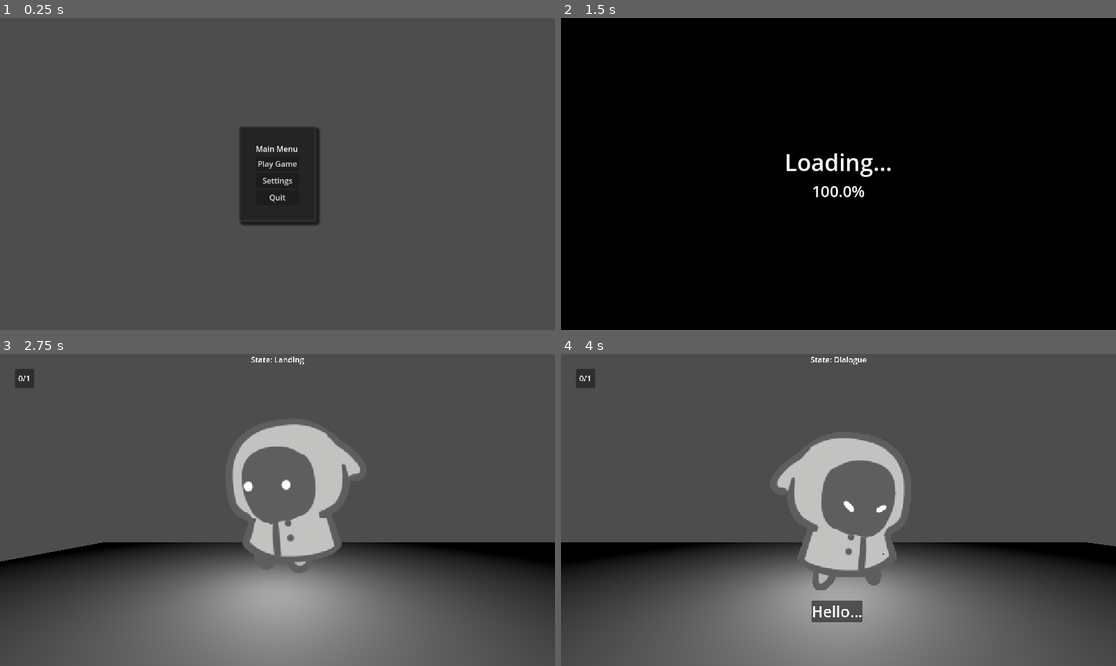
Above: before the commit, frames 1-4 (two rows, left to right).
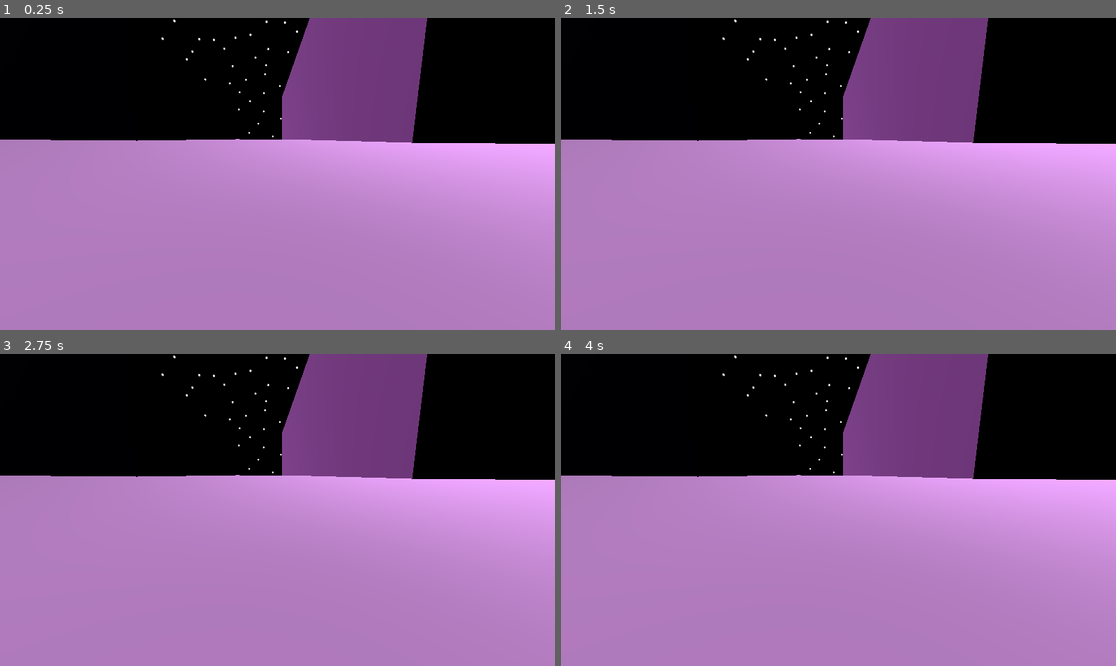
Above: after the commit, the same moments.

Repository: fina-rune/new-spawns-gwj82
Game: Godot game, scene res://scenes/Levels/level.tscn
The game is run twice, just before and just after one commit, with the same random seed, the same clock (stepped at 60 frames per second) and the same inputs. Before the commit the project starts from res://scenes/UI/main_menu.tscn.
Inputs (mouse positions are in pixels of both pictures, inside the frame that each line leads up to):
- Up to frame 1 (0.25 s): no input
- Up to frame 2 (1.5 s): click (838, 164) at 0.5 s, where only the run before the commit has a clickable "Play Game"; tap Enter at 1.25 s; hold D (move_right) from 1.28 s (still down); hold E (callout) from 1.28 s (still down)
- Up to frame 3 (2.75 s): tap Space (jump) at 1.52, 2.27 s; release D (move_right) at 2.03 s; release E (callout) at 2.03 s; hold A (move_left) from 2.03 s (still down); tap E (callout) at 2.1 s
- Up to frame 4 (4 s): release A (move_left) at 2.78 s; hold E (callout) 2.78-3.53 s; hold D (move_right) from 2.78 s (still down); tap E (callout) at 3.6 s; tap Space (jump) at 3.77 s

The runs differ from the first frame. In frame 1, 100% of the frame differs, in the area x 0-100%, y 0-100%; in frame 2, 70%; in frame 3, 100%; in frame 4, 100%.

Commit message:
Added level, material, shader

Diff:
--- /dev/null
+++ b/new-spawns-gwj82/assets/Materials/wallmaterial.tres
@@ -0,0 +1,4 @@
+[gd_resource type="StandardMaterial3D" load_steps=0 format=3 uid="uid://d37eemdyowd4w"]
+
+[resource]
+albedo_color = Color(0.47778, 0.281371, 0.519835, 1)
--- /dev/null
+++ b/new-spawns-gwj82/assets/Shaders/starrysky.gdshader
@@ -0,0 +1,34 @@
+shader_type sky;
+
+uniform int vertical_sections = 21;
+uniform float star_size = 0.08;
+uniform float star_falloff = 4.;
+uniform float margin = 0.05; // How far the star is from the edge of it's section. Avoids artifacts at the edge of sections.
+
+vec2 get_partition(vec2 sky_coords) {
+	// Separate the sphere into sections of roughly equal width and height.
+	float y = sky_coords.y * 2. - 1.;
+	float section_y = ceil(abs(y) * float(vertical_sections)) / float(vertical_sections);
+	float horizontal_sections = max(4., ceil(float(vertical_sections) * 4. * cos(section_y * PI / 2.)));
+	horizontal_sections = horizontal_sections > 0. ? horizontal_sections : 1.;
+	return vec2(sky_coords.x * horizontal_sections, y * float(vertical_sections));
+}
+
+vec2 rand_vec2(vec2 xy) {
+    float rand1 = fract(sin(dot(xy, vec2(11.9131, 81.2317))) *  57183.77193);
+    float rand2 = fract(sin(dot(xy, vec2(16.8131, 91.2327))) *  37113.66193);
+	return vec2(rand1, rand2) * ( 1. - margin * 2.) + margin;
+}
+
+float star_brightness(vec2 sky_coords) {
+	vec2 partitions = get_partition(sky_coords);
+	vec2 partition_index = floor(partitions);
+	vec2 inner_coord = fract(partitions);
+	vec2 star_coord = rand_vec2(partition_index);
+	float dist = length(inner_coord - star_coord);
+	return pow(star_size / dist, star_falloff);
+}
+
+void sky() {
+	COLOR = vec3(star_brightness(SKY_COORDS));
+}
--- a/new-spawns-gwj82/project.godot
+++ b/new-spawns-gwj82/project.godot
@@ -11,7 +11,7 @@
 [application]
 
 config/name="new-spawns-gwj82"
-run/main_scene="uid://bmr8y2flqlegl"
+run/main_scene="uid://cnl6shsseatc2"
 config/features=PackedStringArray("4.4", "Forward Plus")
 config/icon="res://icon.svg"
 
--- /dev/null
+++ b/new-spawns-gwj82/scenes/Levels/level.tscn
@@ -0,0 +1,69 @@
+[gd_scene load_steps=7 format=3 uid="uid://cnl6shsseatc2"]
+
+[ext_resource type="Material" path="res://assets/Materials/wallmaterial.tres" id="1_u52ul"]
+[ext_resource type="Shader" path="res://assets/Shaders/starrysky.gdshader" id="1_vonw3"]
+
+[sub_resource type="ShaderMaterial" id="ShaderMaterial_vonw3"]
+shader = ExtResource("1_vonw3")
+shader_parameter/vertical_sections = 21
+shader_parameter/star_size = 0.08
+shader_parameter/star_falloff = 4.0
+shader_parameter/margin = 0.05
+
+[sub_resource type="Sky" id="Sky_0b4ue"]
+sky_material = SubResource("ShaderMaterial_vonw3")
+
+[sub_resource type="Environment" id="Environment_5xgho"]
+background_mode = 2
+background_energy_multiplier = 0.07
+sky = SubResource("Sky_0b4ue")
+fog_mode = 1
+fog_density = 2.8495
+fog_depth_curve = 0.188203
+fog_depth_begin = 3967.8
+fog_depth_end = 3967.8
+volumetric_fog_enabled = true
+volumetric_fog_density = 0.057
+volumetric_fog_albedo = Color(0.996078, 0.811765, 1, 1)
+volumetric_fog_emission = Color(0.426465, 0.350225, 0.512654, 1)
+volumetric_fog_detail_spread = 0.5
+adjustment_enabled = true
+
+[sub_resource type="StandardMaterial3D" id="StandardMaterial3D_u52ul"]
+albedo_color = Color(0.875969, 0.733194, 0.923337, 1)
+
+[node name="Level" type="Node3D"]
+
+[node name="WorldEnvironment" type="WorldEnvironment" parent="."]
+environment = SubResource("Environment_5xgho")
+
+[node name="DirectionalLight3D" type="DirectionalLight3D" parent="."]
+transform = Transform3D(1, 0, 0, 0, 0.789256, 0.614065, 0, -0.614065, 0.789256, 0, 2.19336, 4.27362)
+light_color = Color(0.960784, 0.8, 0.976471, 1)
+light_volumetric_fog_energy = 1.545
+
+[node name="CSGCombiner3D" type="CSGCombiner3D" parent="."]
+transform = Transform3D(1.00208, 0, 0, 0, 1.00208, 0, 0, 0, 1.00208, 0, 0, 0)
+
+[node name="CSGBox3D" type="CSGBox3D" parent="CSGCombiner3D"]
+transform = Transform3D(1.00684, 0, 0, 0, 1.00684, 0, 0, 0, 1.00684, -172.442, 26.1923, -52.3729)
+size = Vector3(285.624, 73.278, 59.564)
+material = ExtResource("1_u52ul")
+
+[node name="floor" type="CSGBox3D" parent="CSGCombiner3D"]
+transform = Transform3D(1, 0, 0, 0, 1, 0, 0, 0, 1, -0.00604517, 0.140044, 0.0897107)
+size = Vector3(229.209, 0.0537109, 193.624)
+material = SubResource("StandardMaterial3D_u52ul")
+
+[node name="CSGBox3D3" type="CSGBox3D" parent="CSGCombiner3D"]
+transform = Transform3D(1.03296, 0, -0.0292369, 0, 1.43104, 0, 0.0132336, 0, 2.28211, -77.0057, 5.25619, 28.3504)
+size = Vector3(94.9756, 16.1289, 9.64258)
+material = ExtResource("1_u52ul")
+
+[node name="wall" type="CSGBox3D" parent="CSGCombiner3D"]
+transform = Transform3D(0.999975, 0, 0, 0, 0.999975, 0, 0, 0, 0.999975, -53.3934, 21.3625, -62.5872)
+visible = false
+size = Vector3(7.02136, 120.679, 403.092)
+
+[node name="Camera3D" type="Camera3D" parent="."]
+transform = Transform3D(0.0493869, -0.170674, 0.984089, 0.00855457, 0.985328, 0.170459, -0.998743, 3.91246e-09, 0.0501223, 1.84582, 0.586233, -0.167875)
Not shown, added: new-spawns-gwj82/assets/Shaders/starrysky.gdshader.uid
